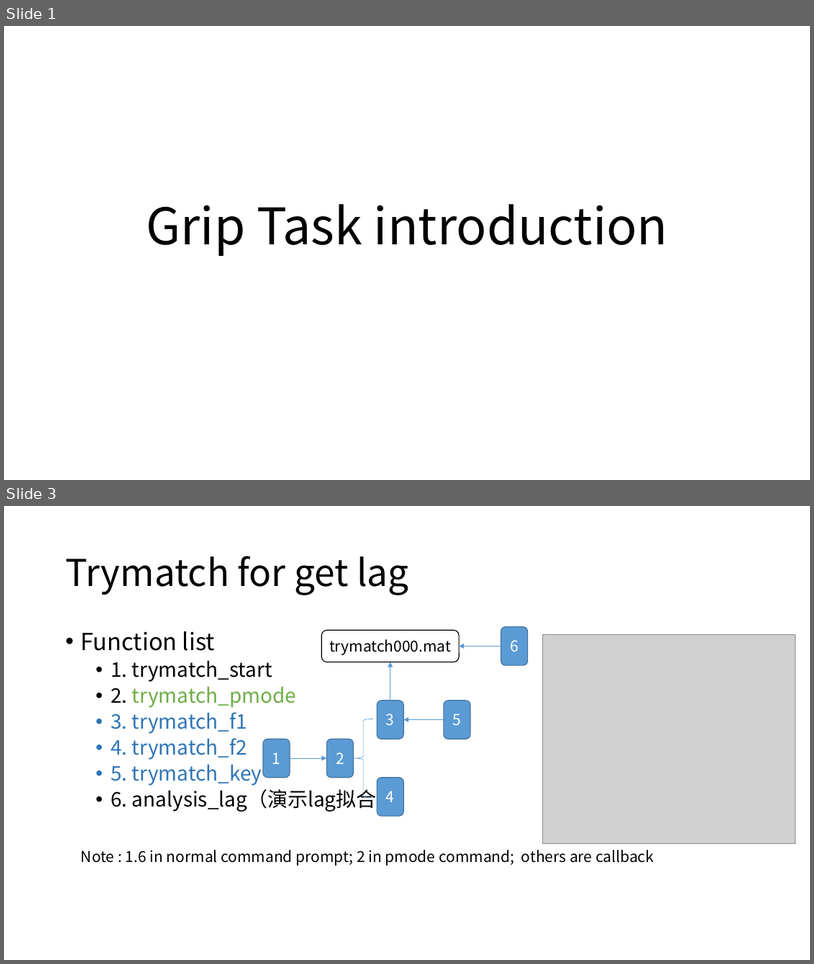
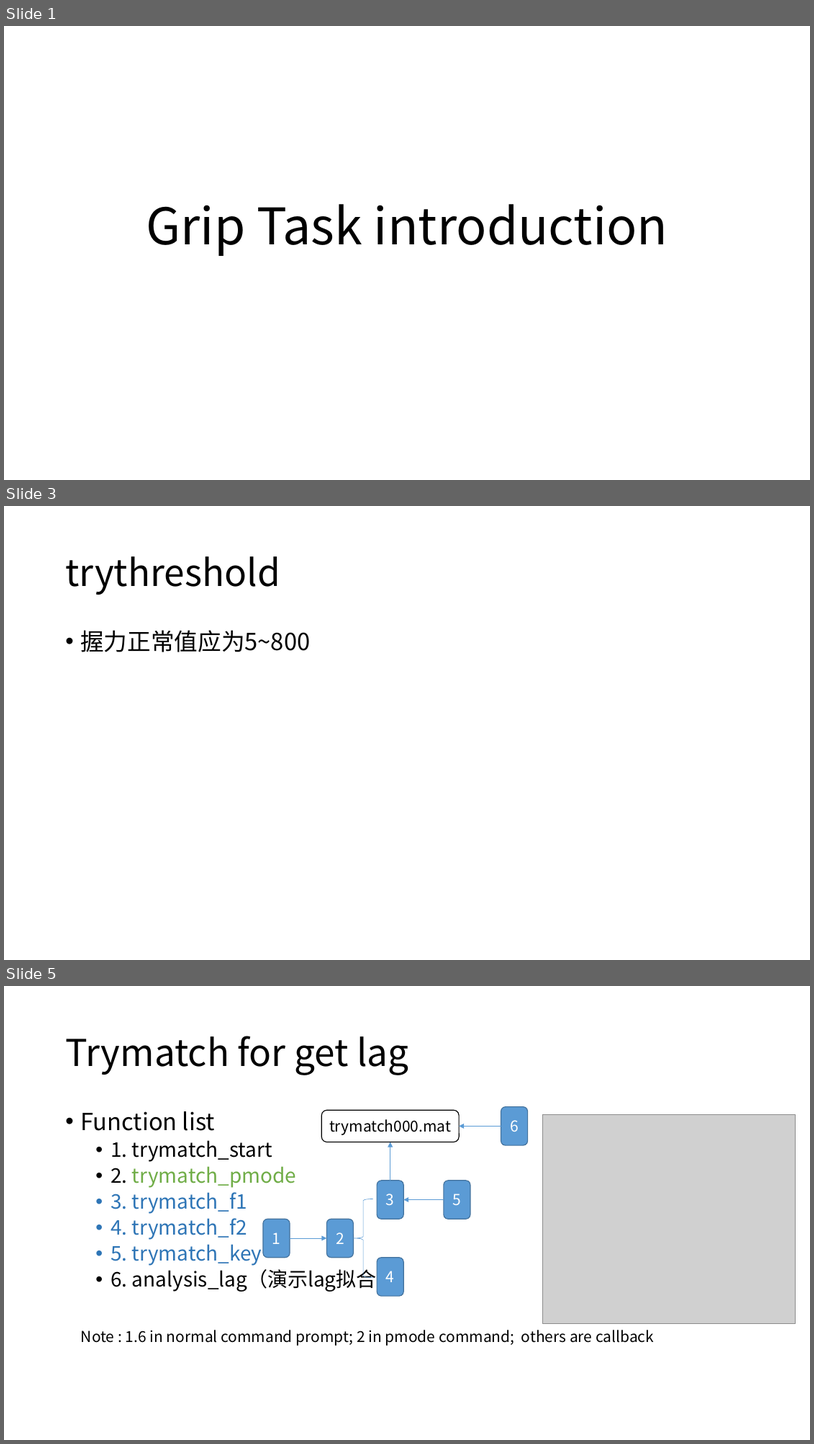
Before and after one commit to brainwatcher/grip4.0, a slide deck: preparation/grip Task introduction.pptx. Shown one above the other, each under a label of ours: slides 1 and 3 before the commit, slides 1, 3 and 5 after it; the slides between them are not shown. The pictures are 814x964 and 814x1444 pixels, drawn with LibreOffice and Linux fonts; fonts in the diff are those of the drawing; grey boxes stand for pictures. Boxes give left, top, right and bottom in pixels: in the first picture for what was removed or moved away, otherwise in the second. Text is boxed around its words. In the diff, an @@ line names an element or a change of style, - is before the commit and + after.

```diff
--- a/preparation/grip Task introduction.pptx
+++ b/preparation/grip Task introduction.pptx
@@ slide 3 added at (4,506,810,960), background #FFFFFF @@
@@ title added at (65,556,280,595), 44 pt, text #000000 @@
+trythreshold
@@ text added at (80,630,310,652), 28 pt, text #000000 @@
+• 握力正常值应为5~800
@@ what was slide 3 is now slide 5 @@
```
Also in this commit, not shown: 1 slide changed, 1 other slide added, 14 other files.
